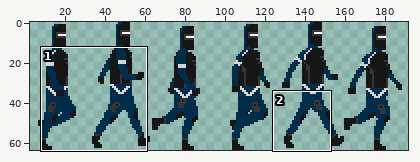
Two versions of one sprite sheet, sprites/player_run_right.png. Above, an overview of the earlier version with the close-up marked.
Close-up. The starting point:
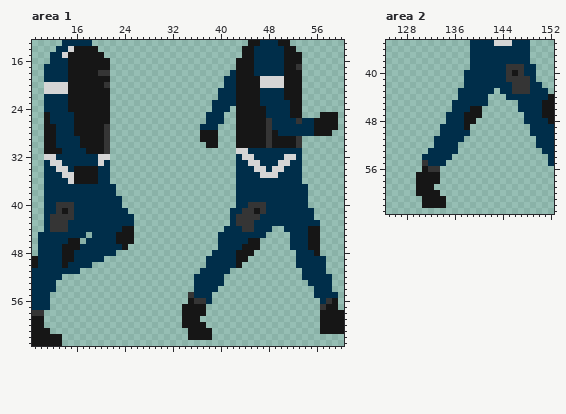
The file is 192x64 pixels. Colours within 5 levels of each other are drawn and written as one. Shown: area 1: x 9..60, y 13..63; area 2: x 125..152, y 35..63. The old version is drawn lined up with the new one. The wide view leaves out empty margins. The commit also changed other parts of the picture, which this record leaves out.
After the commit:
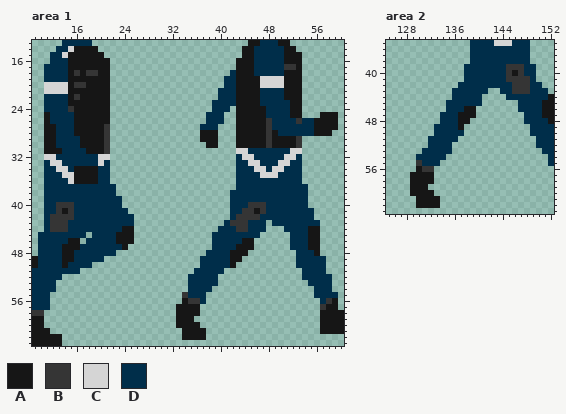
Palette (. is transparent): A #161616  B #353535  C #d5d5d5  D #002e4a
What changed:
drawings rearranged on the sheet (the old picture shows each at its new place)
Area 1:
Colour A is added in row 56 at x 34; in rows 57 to 60 at x 33; in rows 61 to 62 at x 34.
Colour A replaces colour B in row 17 at x 53; in row 18 at x 20 to 21; in row 20 at x 21.
Colour A replaces colour D in row 46 at x 44; in row 47 at x 43; in rows 48 to 50 at x 42.
Colour B is added in row 55 at x 34.
Colour B replaces colour A in row 17 at x 51 to 52; in row 18 at x 16 and 18 to 19; in row 20 at x 16 to 17; in row 22 at x 16; in row 24 at x 15; in row 56 at x 35.
Colour B replaces colour D in row 43 at x 42; in row 44 at x 43.
Colour C replaces colour D in row 31 at x 52 to 53.
Colour D is added in rows 38 to 40 at x 42; in row 43 at x 41; in row 44 at x 40; in rows 45 to 47 at x 39; in row 48 at x 38; in rows 49 to 50 at x 37.
Colour D is added in row 51 at x 36; in rows 52 to 54 at x 35.
Colour D replaces colour B in rows 43 to 44 at x 45; in row 55 at x 35; in row 56 at x 37.
The author cleared colour A in rows 46 to 47 at x 46; in row 48 at x 45; in row 49 at x 44; in row 50 at x 43; in rows 57 to 58 at x 37; in row 59 at x 36.
The author cleared colour A in row 60 at x 37; in rows 61 to 62 at x 38.
The author cleared colour D in rows 43 to 44 at x 48; in row 45 at x 47; in row 51 at x 41; in rows 52 to 53 at x 40; in row 54 at x 39; in rows 55 to 56 at x 38.
Area 2:
Colour A is added in row 56 at x 130; in rows 57 to 60 at x 129; in rows 61 to 62 at x 130.
Colour A replaces colour D in row 46 at x 138; in rows 47 to 49 at x 137.
Colour B is added in row 55 at x 130.
Colour B replaces colour A in row 56 at x 131.
Colour D is added in row 39 at x 138; in row 42 at x 137; in rows 43 to 44 at x 136; in rows 45 to 46 at x 135; in rows 47 to 48 at x 134; in rows 49 to 50 at x 133.
Colour D is added in rows 51 to 52 at x 132; in row 53 at x 131; in row 54 at x 130.
Colour D replaces colour B in row 55 at x 131.
The author cleared colour A in rows 46 to 47 at x 140; in row 48 at x 139; in row 49 at x 138; in rows 57 to 58 at x 133; in row 59 at x 132; in row 60 at x 133.
The author cleared colour A in rows 61 to 62 at x 134.
The author cleared colour B in row 56 at x 133.
The author cleared colour D in row 43 at x 142; in rows 44 to 45 at x 141; in row 50 at x 138; in row 51 at x 137; in rows 52 to 53 at x 136; in row 54 at x 135.
The author cleared colour D in row 55 at x 134.
